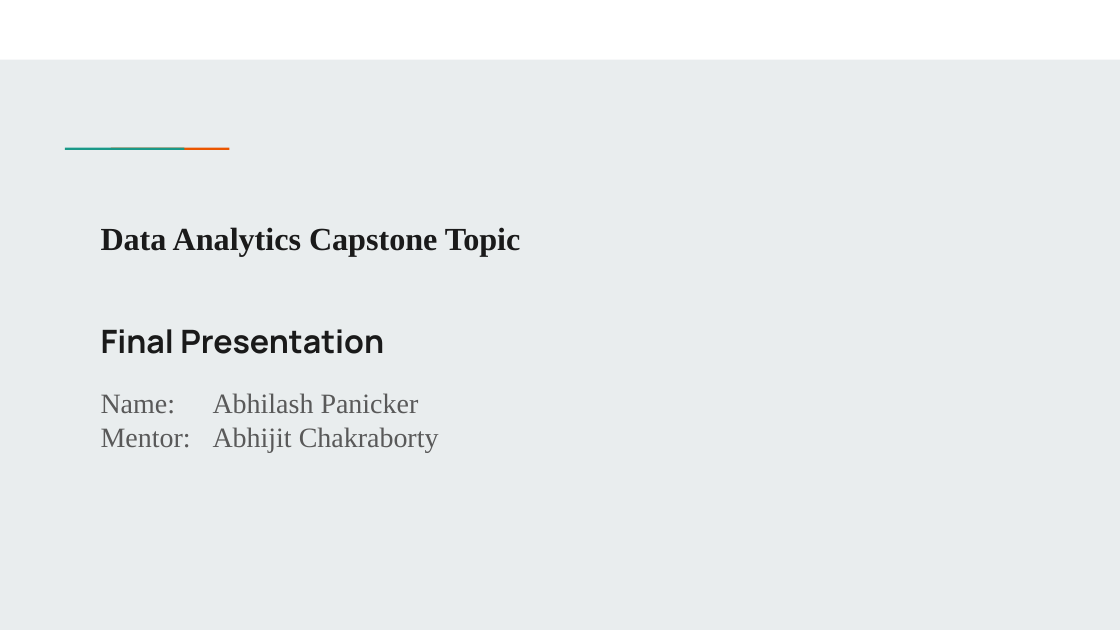
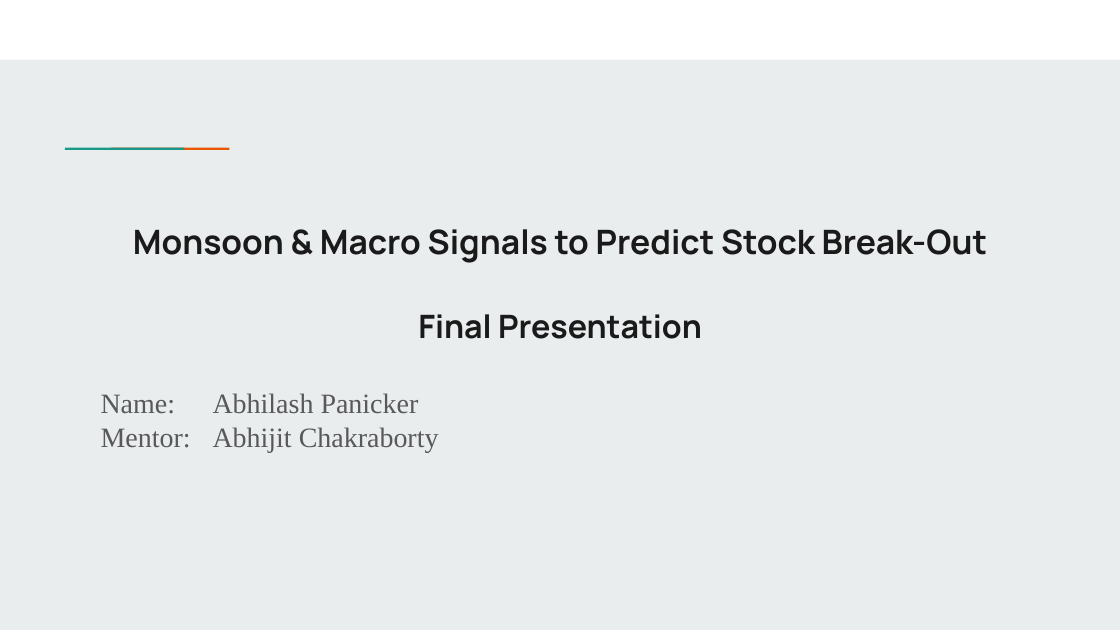
Before and after one commit to abpanic/marketpredict, a slide deck: slide 1 of Abpanick-Final Presentation.pptx. Drawn at 1120x630 pixels with LibreOffice and Linux fonts; fonts in the diff are those of the drawing. Boxes give left, top, right and bottom in pixels: in the first picture for what was removed or moved away, otherwise in the second. Text is boxed around its words. In the diff, an @@ line names an element or a change of style, - is before the commit and + after.

Commit message:
fixing mistake in topic name

```diff
--- a/Abpanick-Final Presentation.pptx
+++ b/Abpanick-Final Presentation.pptx
@@ title at bbox=[133, 229, 987, 339]: text changed; size 20.7 to 21.6 pt; font Times New Roman to Manrope @@
-Data Analytics Capstone Topic
-Final Presentation
+Monsoon & Macro Signals to Predict Stock Break-Out
+Final Presentation
```
Also in this commit, not shown: 1 other slide changed, 4 other files.
